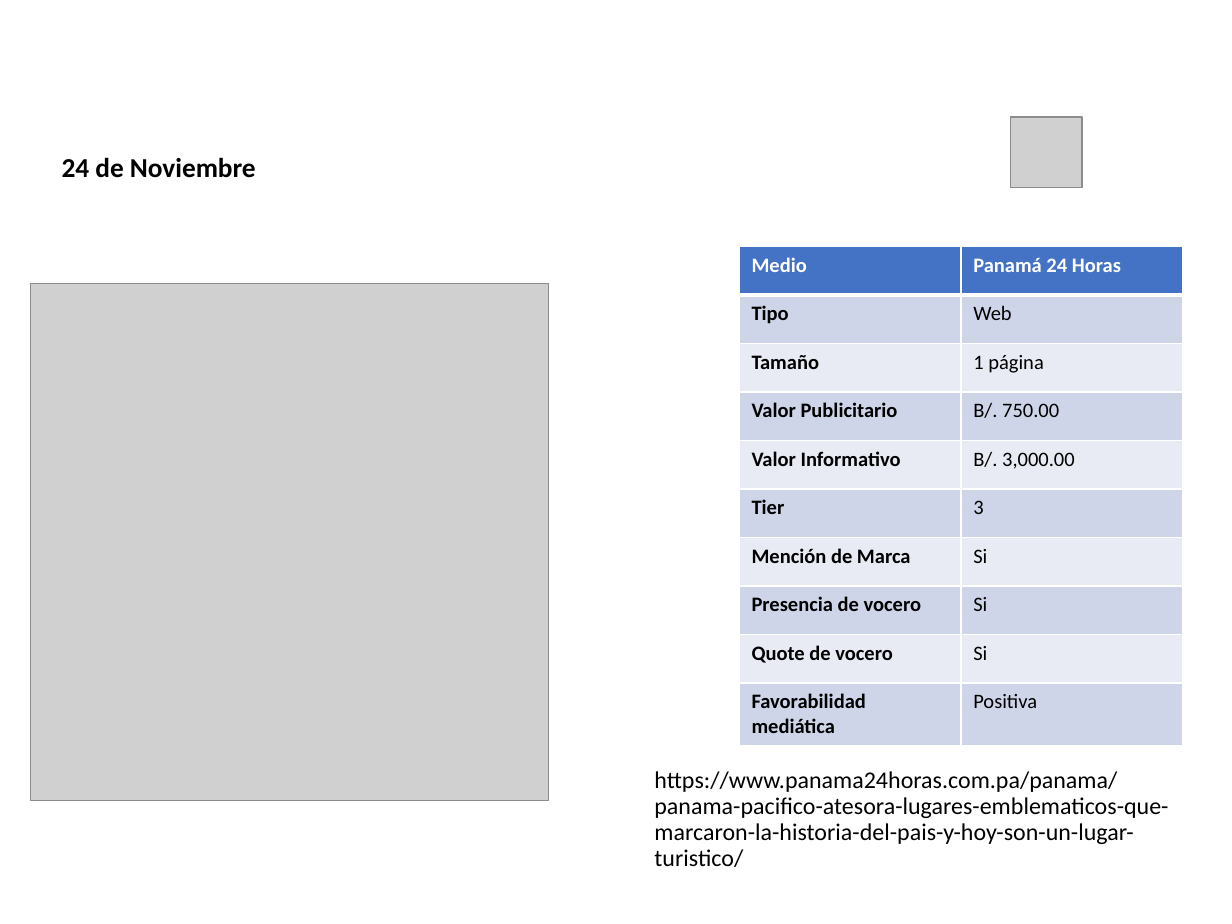
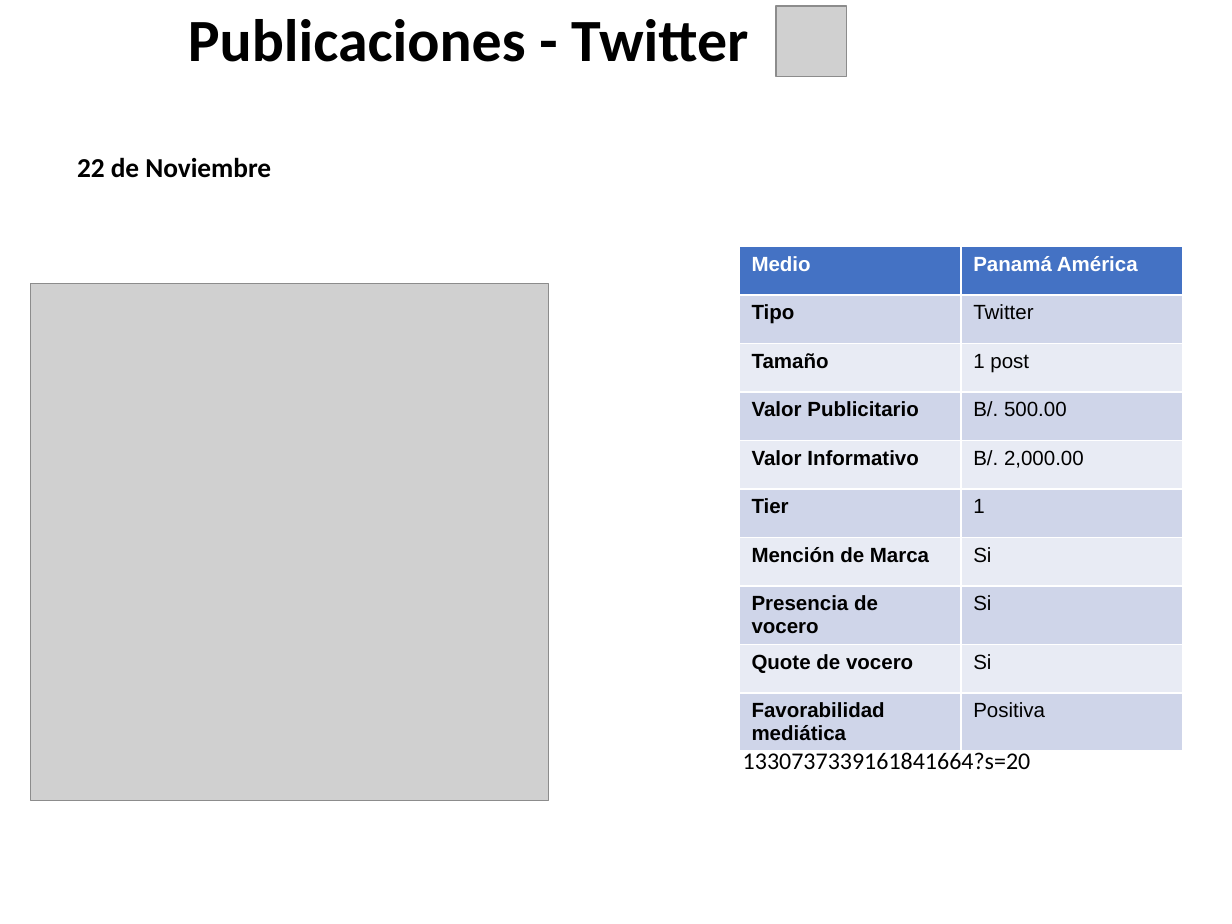
Before and after one commit to dgarci23/Report-Generator, a slide deck: slide 21 of Presentacion Terminada.pptx (slide 5 before the commit). Drawn at 1232x924 pixels with LibreOffice and Linux fonts; fonts in the diff are those of the drawing; grey boxes stand for pictures; background and template pictures are left out. Boxes give left, top, right and bottom in pixels: in the first picture for what was removed or moved away, otherwise in the second. Text is boxed around its words. In the diff, an @@ line names an element or a change of style, - is before the commit and + after.

```diff
--- a/Presentacion Terminada.pptx
+++ b/Presentacion Terminada.pptx
@@ title at bbox=[188, 19, 748, 62]: text changed; text colour #FFFFFF to #000000 @@
-Publicaciones - Web
+Publicaciones - Twitter
@@ picture added at bbox=[776, 6, 846, 76] @@
@@ picture removed at bbox=[1010, 117, 1082, 187] @@
@@ text at bbox=[77, 157, 271, 178]: text changed @@
-24 de Noviembre
+22 de Noviembre
@@ table at bbox=[739, 246, 1183, 745] @@
-row 1, column 2: Panamá 24 Horas
+row 1, column 2: Panamá América
-row 2, column 2: Web
+row 2, column 2: Twitter
-row 3, column 2: 1 página
+row 3, column 2: 1 post
-row 4, column 2: B/. 750.00
+row 4, column 2: B/. 500.00
-row 5, column 2: B/. 3,000.00
+row 5, column 2: B/. 2,000.00
-row 6, column 2: 3
+row 6, column 2: 1
@@ font Calibri to Arial in "Medio", "Tipo", "Tamaño", "Valor Publicitario" and 10 more places @@
@@ text added at bbox=[743, 723, 1173, 769], 14 pt, text #000000 @@
+https://twitter.com/PanamaAmerica/status/1330737339161841664?s=20
@@ text removed at bbox=[654, 771, 1168, 844] @@
-https://www.panama24horas.com.pa/panama/panama-pacifico-atesora-lugares-emblematicos-que-marcaron-la-historia-del-pais-y-hoy-son-un-lugar-turistico/
```
Also in this commit, not shown: 22 other slides changed, 3 slides added, 1 other file.
